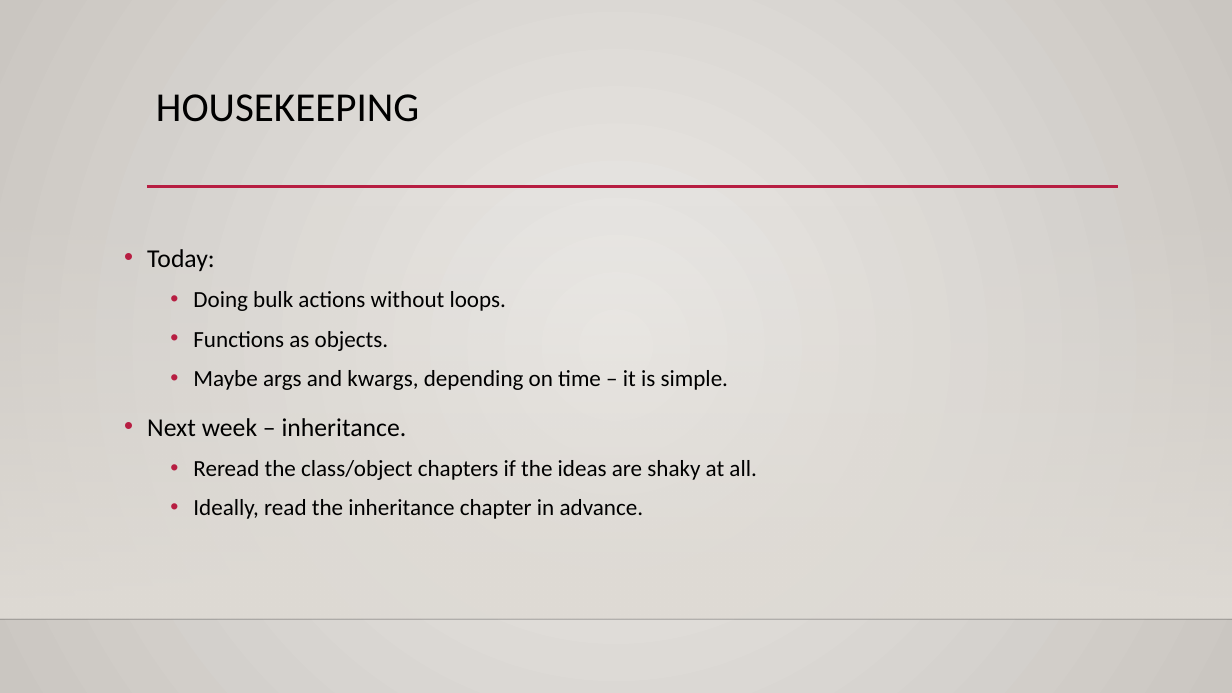
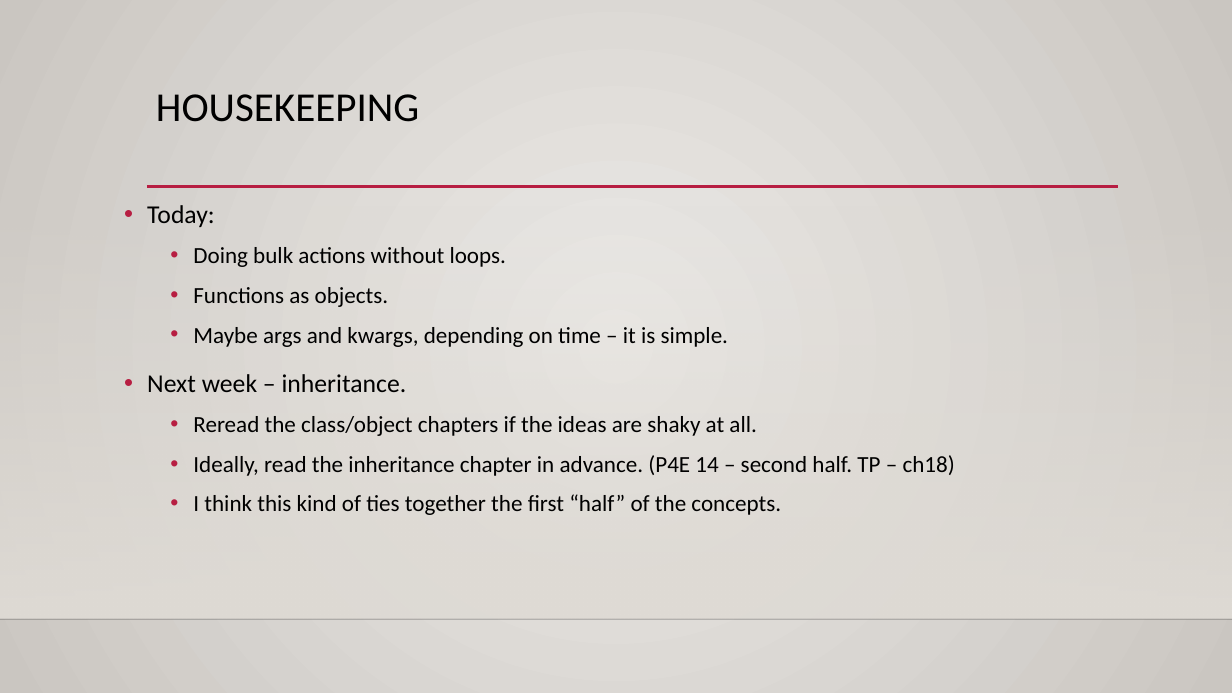
Before and after one commit to AkeemSemperDataScience/Programming_Basics_for_Machine_Learning_Students, a slide deck: slide 1 of reference_material/slides/014_bulk_actions.pptx. Drawn at 1232x693 pixels with LibreOffice and Linux fonts; fonts in the diff are those of the drawing; background and template pictures are left out. Boxes give left, top, right and bottom in pixels: in the first picture for what was removed or moved away, otherwise in the second. Text is boxed around its words. In the diff, an @@ line names an element or a change of style, - is before the commit and + after.

```diff
--- a/reference_material/slides/014_bulk_actions.pptx
+++ b/reference_material/slides/014_bulk_actions.pptx
@@ text at (193,455,955,515): text changed @@
-  • Ideally, read the inheritance chapter in advance.
+  • Ideally, read the inheritance chapter in advance. (P4E 14 – second half. TP – ch18)
+  • I think this kind of ties together the first “half” of the concepts.
```
Also in this commit, not shown: 9 other files.
